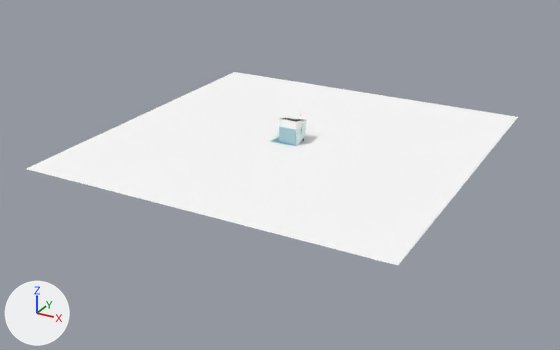
A saved change to the glTF model src/assets/models/linq_low_poly_web_app.glb.
Before and after are seen from a 50 mm camera at (673.0, -1308.0, 530.0) aimed at (-8.0, -69.0, -90.0). The lights are fixed; the arrows at lower left show +X, +Y and +Z. Where no turn or scale is listed for an object, it has been applied to the vertices. Vertices at the same position are counted once.

The scene before the commit, as lines of its bpy script (objects in view):
```python
ob_district_ground = bpy.data.objects.new('DISTRICT_ground', me_district_ground_10)
ob_district_ground.location = (-9.0, -15.0, -35.0)
ob_linq = bpy.data.objects.new('LINQ', me_linq_6)
ob_linq.location = (-9.0, -15.0, -16.0)
ob_linq.scale = (4.0, 4.0, 4.0)
ob_mylinq = bpy.data.objects.new('MYLINQ', me_mylinq_7)
ob_mylinq.location = (0.0, -3.0, 2.0)
ob_mylinq.scale = (4.0, 4.0, 4.0)
ob_mylinq_roof = bpy.data.objects.new('MYLINQ_roof', me_mylinq_roof_8)
ob_mylinq_roof.location = (0.0, -3.0, 2.0)
```
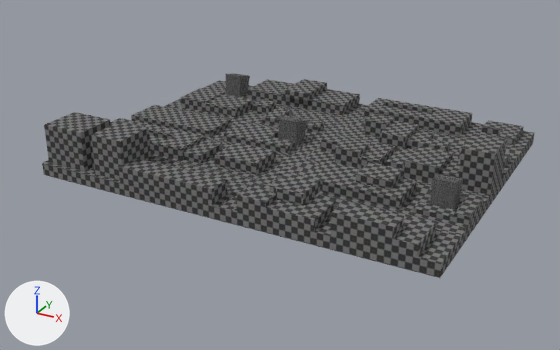
Where the newer file only moved an object's origin or applied its transform, the numbers keep the older frame.

Changed parts and their boxes (x1, y1, x2, y2) in the pictures (560 x 350 px):
'Ground', added: after (42, 79, 534, 278)
'DISTRICT_ground', deleted: before (26, 72, 518, 265)
'DISTRICT_complex_2', added: after (430, 175, 463, 209)
'DISTRICT_complex_2.001', added: after (226, 74, 250, 97)
part 1 of me_linq_6, added: after (279, 124, 306, 146)
part 2 of me_linq_6, deleted: before (279, 124, 306, 146)
part 3 of me_mylinq_7, built on: (279, 117, 307, 130) in both
part 4 of me_mylinq_roof_8, built on: (279, 118, 296, 127) in both

Edits to the bpy script that builds the scene:
```text
Add mat_mylinq_roof_unwrap:
    mat_mylinq_roof_unwrap = bpy.data.materials.new('MYLINQ_roof_unwrap')
    # colours: light grey #d1d1d1
    # uses the picture img_mylinq_roof_unwrap
Add mat_mylinq_unwrap:
    mat_mylinq_unwrap = bpy.data.materials.new('MYLINQ_unwrap')
    # colours: light grey #d1d1d1
    # uses the picture img_mylinq_unwrap
Add mat_linq_unwrap:
    mat_linq_unwrap = bpy.data.materials.new('LINQ_unwrap')
    # colours: light grey #d1d1d1
    # uses the picture img_linq_complex_unwrap
Add mat_district_ground_unwrap:
    mat_district_ground_unwrap = bpy.data.materials.new('DISTRICT_ground_unwrap')
    # colours: light grey #d1d1d1
    # uses the picture img_district_scene
Add mat_district_complex:
    mat_district_complex = bpy.data.materials.new('DISTRICT_complex')
    # colours: light grey #d1d1d1
    # uses the picture img_district_complex
Change me_linq_6:
    used by ob_linq; location = (-9.0, -15.0, -16.0); scale = (4.0, 4.0, 4.0)
    remove me_linq_6.from_pydata(...)  # 646 vertices, 1192 faces; spans x -5.07..5.15, y -5.57..5.57, z -4.94..3.54
    remove me_linq_6.materials.append(mat_linq_complex_bottom_floor)  # picture img_linq_complex_bottom_floor
    remove me_linq_6.materials.append(mat_linq_complex_ridge)  # picture img_linq_complex_ridge
    remove me_linq_6.materials.append(mat_window_frames)  # picture img_window_frames
    add me_linq_6.from_pydata(...)  # 2905 vertices, 5771 faces; spans x -20.3..20.6, y -22.28..22.28, z -19.78..14.18
    me_linq_6 part 1: a new loose piece of 2840 vertices spanning x -20.3..20.6, y -22.28..22.28, z -19.78..14.18, in mat_linq_unwrap
    me_linq_6 part 2: the loose piece of 581 vertices spanning x -5.07..5.15, y -5.57..5.57, z -4.94..3.54 is deleted
    add me_linq_6.materials.append(mat_linq_unwrap)
Change me_mylinq_7:
    used by ob_mylinq; location = (0.0, -3.0, 2.0); scale = (4.0, 4.0, 4.0)
    remove me_mylinq_7.from_pydata(...)  # 1167 vertices, 2465 faces; spans x -7.05..2.68, y -8.5..2.85, z -0.9..3.32
    remove me_mylinq_7.materials.append(mat_glass)  # white #ffffff
    remove me_mylinq_7.materials.append(mat_core)  # white #ffffff
    remove me_mylinq_7.materials.append(mat_window_frame)  # light grey #e0e0e0
    remove me_mylinq_7.materials.append(mat_floor_outside)  # white #ffffff
    remove me_mylinq_7.materials.append(mat_core_panels)  # white #ffffff
    remove me_mylinq_7.materials.append(mat_white)  # white #ffffff
    remove me_mylinq_7.materials.append(mat_floor_inside)  # white #ffffff
    remove me_mylinq_7.materials.append(mat_mylinq_complex)
    remove me_mylinq_7.materials.append(mat_mylinq_roof)  # white #ffffff
    add me_mylinq_7.from_pydata(...)  # 2884 vertices, 5487 faces; spans x -28.21..10.7, y -33.95..11.39, z -3.6..13.29
    me_mylinq_7 part 3: 1167 vertices removed from x -7.05..2.68, y -8.5..2.85, z -0.9..3.32; 2884 vertices added at x -28.21..10.7, y -33.95..11.39, z -3.6..13.29
    add me_mylinq_7.materials.append(mat_mylinq_unwrap)
Change me_mylinq_roof_8:
    remove me_mylinq_roof_8.from_pydata(...)  # 639 vertices, 1299 faces; spans x -27.6..10.7, y -34.0..10.8, z 1.4..13.3
    remove me_mylinq_roof_8.materials.append(mat_linq_roof)  # black #383838
    remove me_mylinq_roof_8.materials.append(mat_steel)  # black #383838
    remove me_mylinq_roof_8.materials.append(mat_linq_complex)  # white #ffffff
    add me_mylinq_roof_8.from_pydata(...)  # 816 vertices, 1689 faces; spans x -27.6..10.7, y -33.9..10.8, z 1.4..13.3
    me_mylinq_roof_8 part 4: 1 vertex moved from x 10.7, y -34.0, z 2.7 to x 10.7, y -33.9, z 2.7; 9 vertices removed from x -27.6..10.7, y -34.0..-33.4, z 2.7..13.3; 187 vertices added at x -27.6..10.7, y -33.9..-33.4, z 2.7..13.3
    add me_mylinq_roof_8.materials.append(mat_mylinq_roof_unwrap)
Remove ob_district_ground:
    ob_district_ground = bpy.data.objects.new('DISTRICT_ground', me_district_ground_10)
Change ob_linq:
    ob_linq.scale: (4.0, 4.0, 4.0) -> (1.0, 1.0, 1.0)
Change ob_mylinq:
    ob_mylinq.scale: (4.0, 4.0, 4.0) -> (1.0, 1.0, 1.0)
Add ob_ground:
    ob_ground = bpy.data.objects.new('Ground', me_ground_18)  # 471 vertices, 927 faces; spans x -366.0..408.0, y -344.0..267.0, z -16.0..83.0
    ob_ground.location = (0.0, 0.0, -44.0)
Add ob_district_complex_2_001:
    ob_district_complex_2_001 = bpy.data.objects.new('DISTRICT_complex_2.001', me_district_complex_15)  # 3531 vertices, 7160 faces; spans x -20.3..20.6, y -22.3..23.8, z -19.8..31.1
    ob_district_complex_2_001.location = (-270.0, 199.0, -16.0)
Add ob_district_complex_2:
    ob_district_complex_2 = bpy.data.objects.new('DISTRICT_complex_2', me_district_complex_17)  # 3531 vertices, 7160 faces; spans x -20.3..20.6, y -22.3..23.8, z -19.8..31.1
    ob_district_complex_2.location = (351.0, -150.0, -16.0)
```
